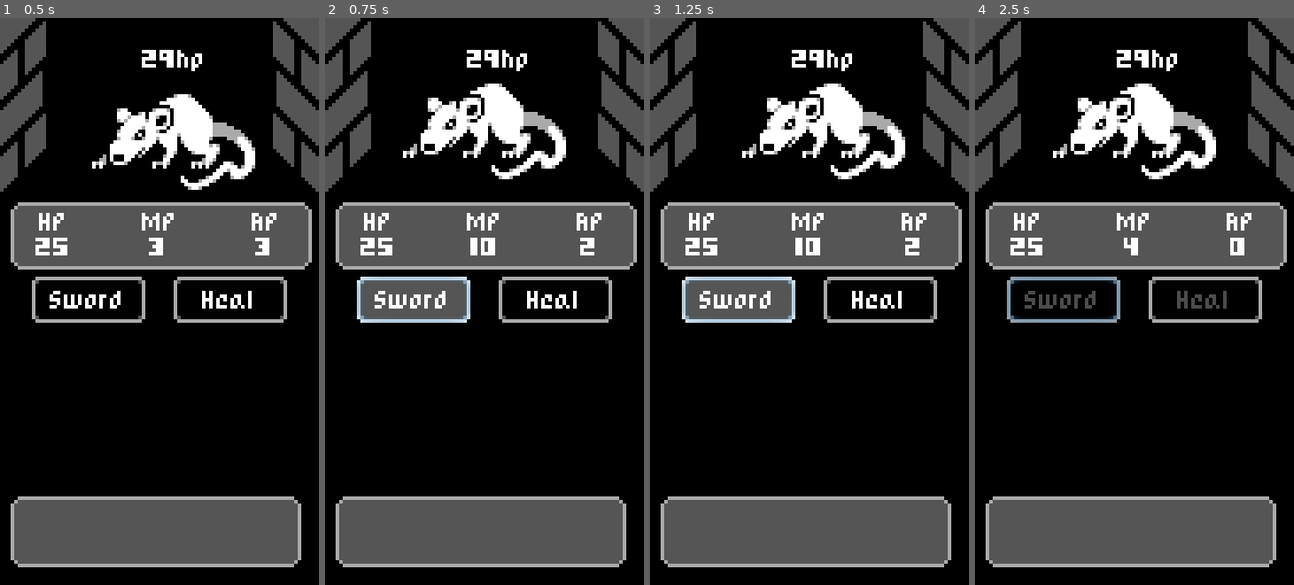
Above: before the commit, frames 1-4 (left to right).
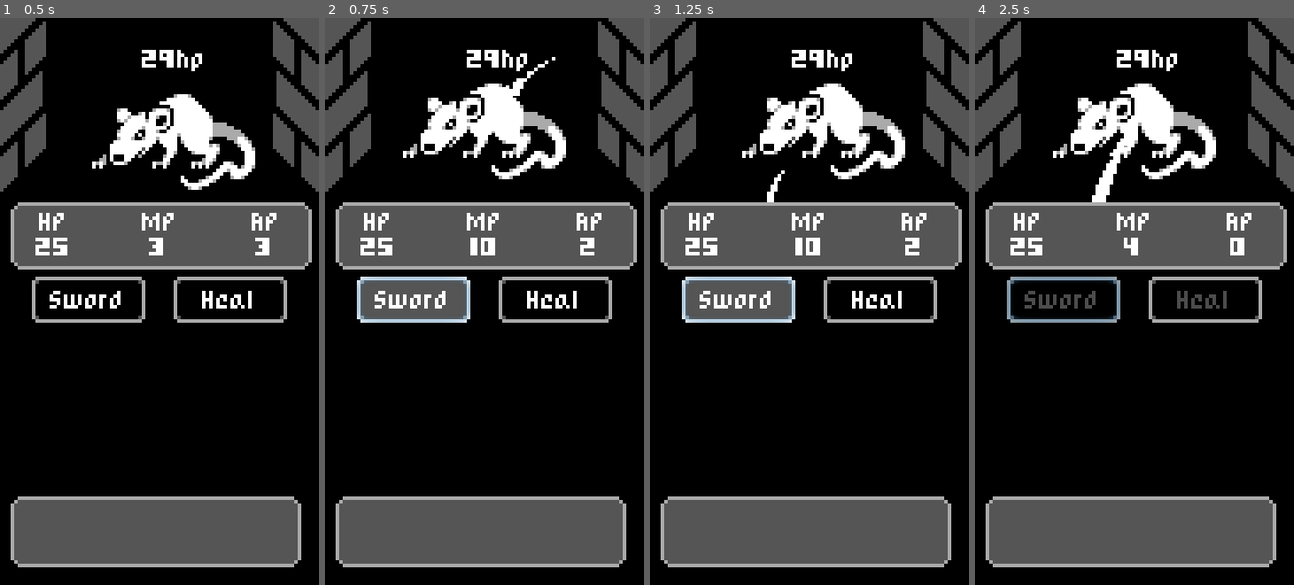
Above: after the commit, the same moments.

Repository: tonytins/mobilerpg
Game: Godot game, scene res://scenes/battle.tscn
The game is run twice, just before and just after one commit, with the same random seed, the same clock (stepped at 60 frames per second) and the same inputs.
Inputs:
- Up to frame 1 (0.5 s): no input
- Up to frame 2 (0.75 s): click "Sword" at 0.5 s
- Up to frame 3 (1.25 s): no input
- Up to frame 4 (2.5 s): click "Heal" at 1.25 s; click "Sword" at 2 s

Frame 1 is identical in both runs. In frame 2, 0.2% of the frame differs, in the area x 51-73%, y 6-21%; in frame 3, 0.1%; in frame 4, 0.4%, in the area x 36-48%, y 20-33%.

Commit message:
Slash effect

Diff:
--- /dev/null
+++ b/scenes/slash.tscn
@@ -0,0 +1,33 @@
+[gd_scene load_steps=4 format=2]
+
+[ext_resource path="res://sprites/SlashEffect.png" type="Texture" id=1]
+[ext_resource path="res://scripts/slash.gd" type="Script" id=2]
+
+[sub_resource type="Animation" id=1]
+resource_name = "slash"
+length = 0.6
+tracks/0/type = "value"
+tracks/0/path = NodePath("sprite:frame")
+tracks/0/interp = 1
+tracks/0/loop_wrap = true
+tracks/0/imported = false
+tracks/0/enabled = true
+tracks/0/keys = {
+"times": PoolRealArray( 0, 0.1, 0.2, 0.3, 0.4 ),
+"transitions": PoolRealArray( 1, 1, 1, 1, 1 ),
+"update": 1,
+"values": [ 0, 1, 2, 3, 4 ]
+}
+
+[node name="slash" type="Node2D"]
+script = ExtResource( 2 )
+
+[node name="sprite" type="Sprite" parent="."]
+texture = ExtResource( 1 )
+hframes = 5
+
+[node name="animationPlayer" type="AnimationPlayer" parent="."]
+autoplay = "slash"
+playback_speed = 0.8
+anims/slash = SubResource( 1 )
+[connection signal="animation_finished" from="animationPlayer" to="." method="_on_play_animation_finished"]
--- /dev/null
+++ b/scripts/slash.gd
@@ -0,0 +1,4 @@
+extends Node2D
+
+func _on_play_animation_finished(anim_name):
+	queue_free()
--- a/scripts/swordBtn.gd
+++ b/scripts/swordBtn.gd
@@ -1,10 +1,19 @@
 extends "res://scripts/baseBtn.gd"
+
+const slash = preload("res://scenes/slash.tscn")
 
 func _on_pressed():
 	var main = get_tree().current_scene
 	var enemy = main.find_node("enemy")
 	var stats = main.find_node("stats")
 	if enemy != null and stats != null:
+		create_slash(enemy.global_position)
 		enemy.take_damange(4)
 		stats.mp += 2
 		stats.ap -= 1
+
+func create_slash(pos):
+	var new_slash = slash.instance()
+	var main = get_tree().current_scene
+	main.add_child(new_slash)
+	new_slash.global_position = pos
